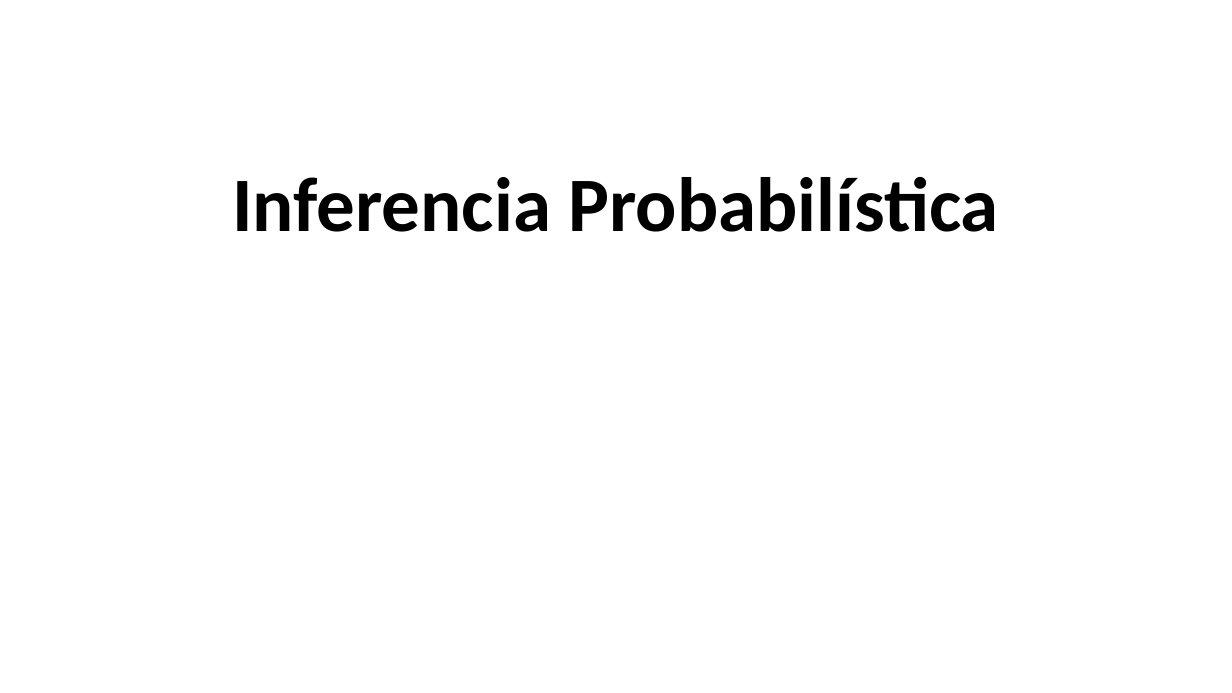
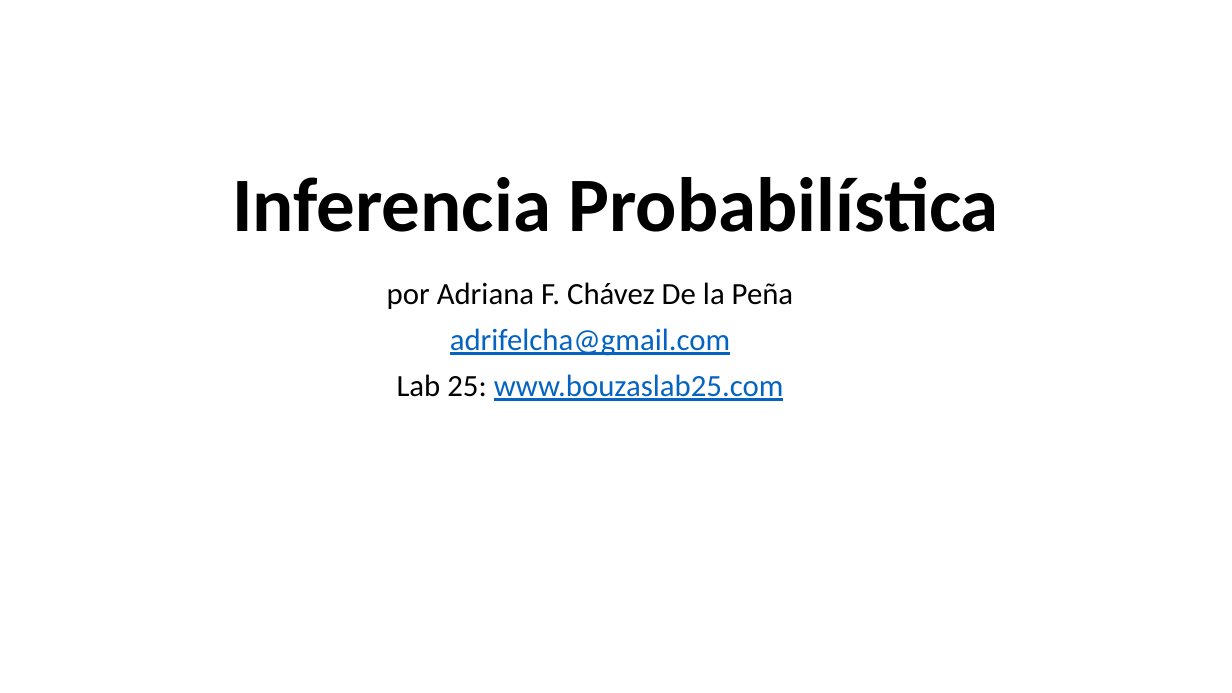
Before and after one commit to Adrifelcha/afchavez-019, a slide deck: slide 1 of Lab25/Adjuntías/2020-2/InferenciaBayesiana.pptx. Drawn at 1232x693 pixels with LibreOffice and Linux fonts; fonts in the diff are those of the drawing. Boxes give left, top, right and bottom in pixels: in the first picture for what was removed or moved away, otherwise in the second. Text is boxed around its words. In the diff, an @@ line names an element or a change of style, - is before the commit and + after.

```diff
--- a/Lab25/Adjuntías/2020-2/InferenciaBayesiana.pptx
+++ b/Lab25/Adjuntías/2020-2/InferenciaBayesiana.pptx
@@ text added at (387,282,793,401), 24 pt, text #0563C1, underline @@
+por Adriana F. Chávez De la Peña
+adrifelcha@gmail.com
+Lab 25: www.bouzaslab25.com
```
Also in this commit, not shown: 27 slides added.
